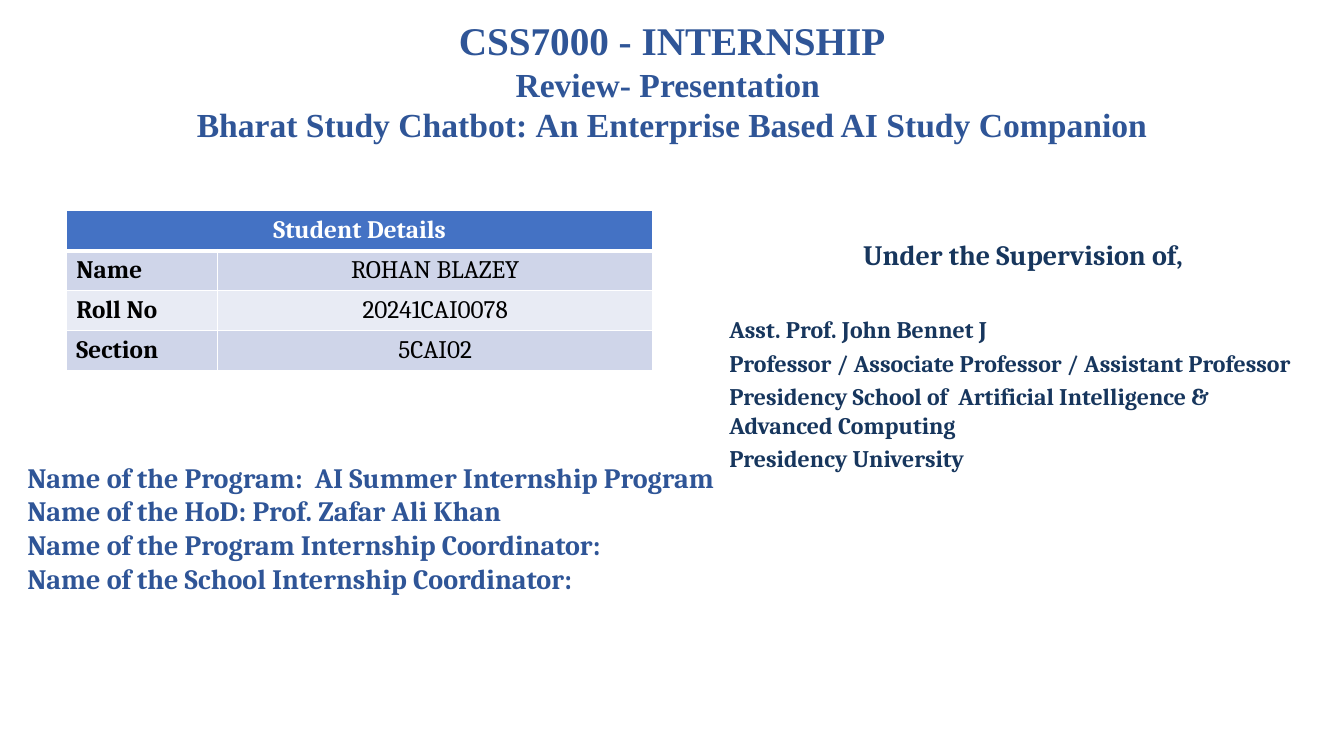
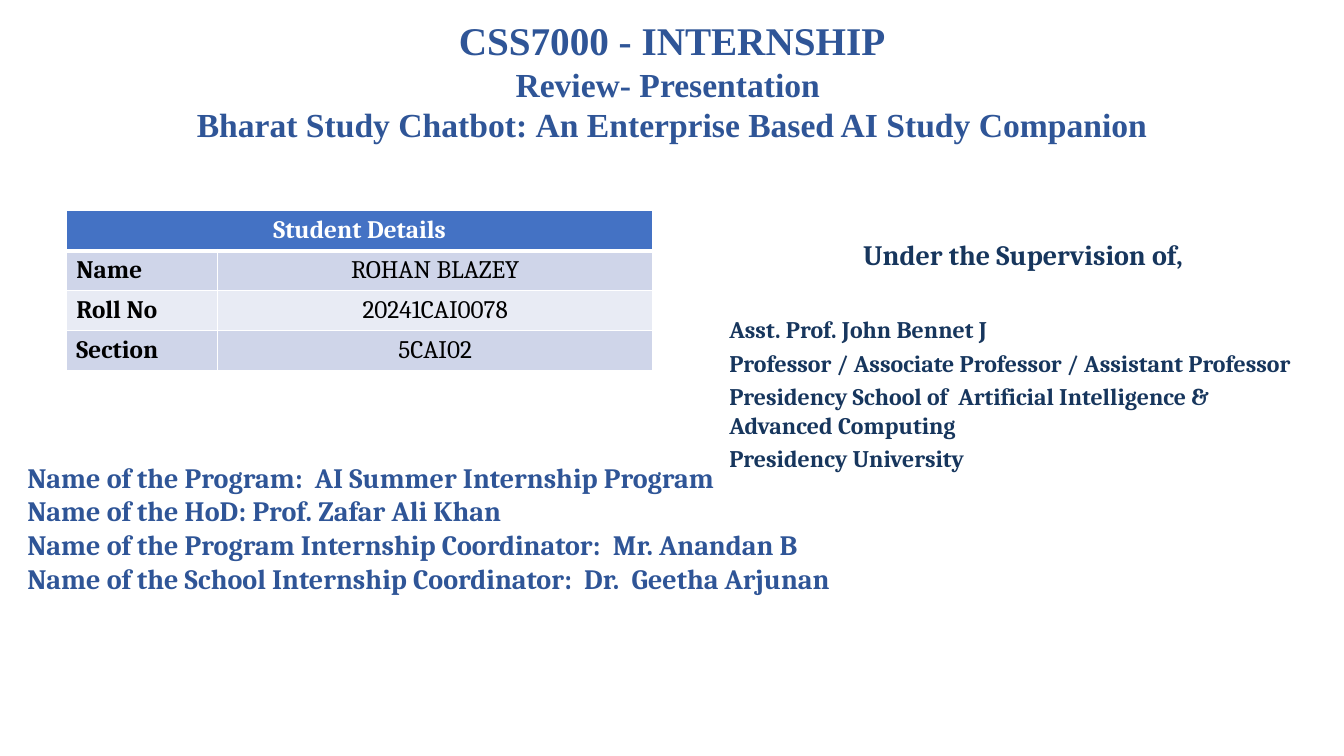
Before and after one commit to ROHAN-BLAZEY/bharat-study-chatbot, a slide deck: slide 1 of Internship Capstone Project/CSS7000-Internship Presentation.pptx. Drawn at 1344x756 pixels with LibreOffice and Linux fonts; fonts in the diff are those of the drawing; background and template pictures are left out. Boxes give left, top, right and bottom in pixels: in the first picture for what was removed or moved away, otherwise in the second. Text is boxed around its words. In the diff, an @@ line names an element or a change of style, - is before the commit and + after.

```diff
--- a/Internship Capstone Project/CSS7000-Internship Presentation.pptx
+++ b/Internship Capstone Project/CSS7000-Internship Presentation.pptx
@@ text at (27, 535, 830, 595): text changed @@
-Name of the Program Internship Coordinator:
-Name of the School Internship Coordinator:
+Name of the Program Internship Coordinator: Mr. Anandan B
+Name of the School Internship Coordinator: Dr. Geetha Arjunan
```
Also in this commit, not shown: 2 other slides changed, 1 other file.
